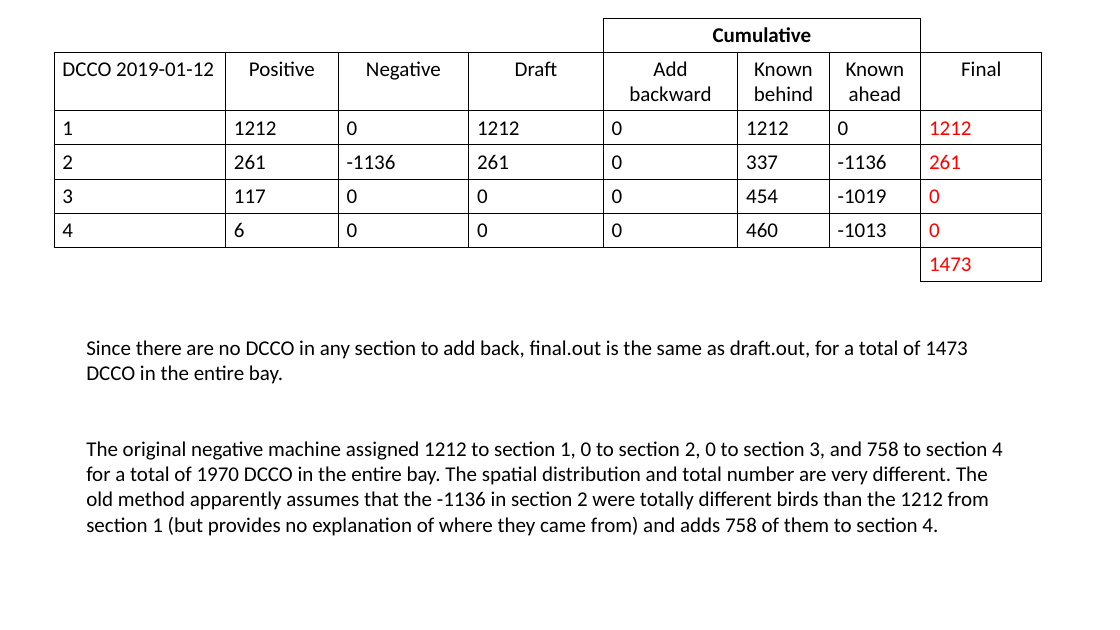
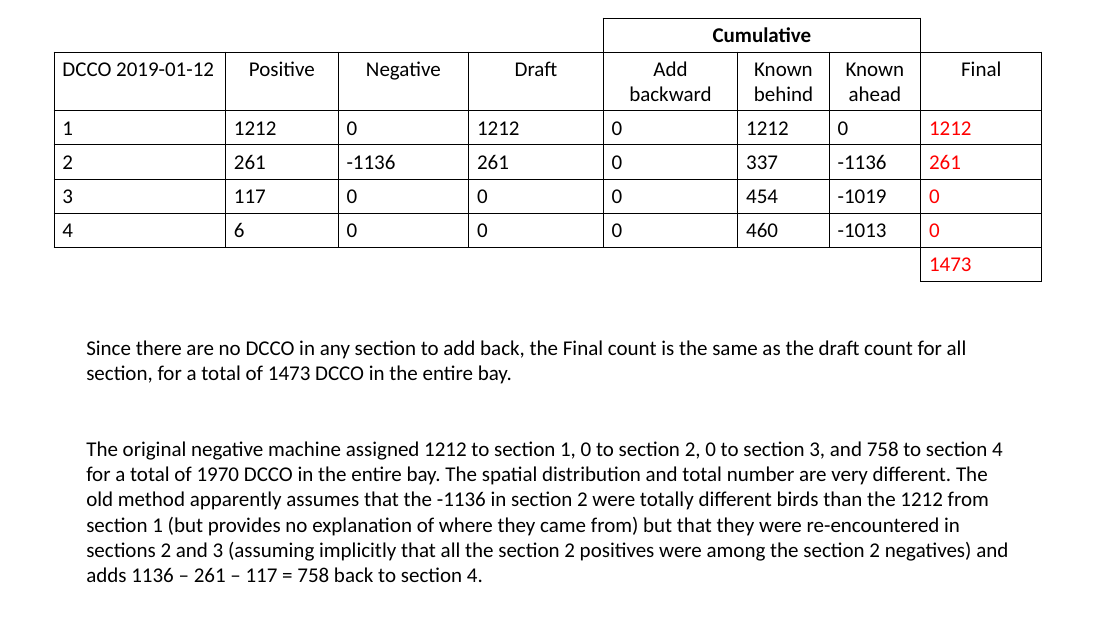
Before and after one commit to scottfjennings/ACR_waterbird_data_management, a slide deck: slide 18 of new_negative_logic_examples.pptx. Drawn at 1120x630 pixels with LibreOffice and Linux fonts; fonts in the diff are those of the drawing. Boxes give left, top, right and bottom in pixels: in the first picture for what was removed or moved away, otherwise in the second. Text is boxed around its words. In the diff, an @@ line names an element or a change of style, - is before the commit and + after.

```diff
--- a/new_negative_logic_examples.pptx
+++ b/new_negative_logic_examples.pptx
@@ text at [86, 340, 1008, 582]: text changed @@
-Since there are no DCCO in any section to add back, final.out is the same as draft.out, for a total of 1473 DCCO in the entire bay.
-The original negative machine assigned 1212 to section 1, 0 to section 2, 0 to section 3, and 758 to section 4 for a total of 1970 DCCO in the entire bay. The spatial distribution and total number are very different. The old method apparently assumes that the -1136 in section 2 were totally different birds than the 1212 from section 1 (but provides no explanation of where they came from) and adds 758 of them to section 4.
+Since there are no DCCO in any section to add back, the Final count is the same as the draft count for all section, for a total of 1473 DCCO in the entire bay.
+The original negative machine assigned 1212 to section 1, 0 to section 2, 0 to section 3, and 758 to section 4 for a total of 1970 DCCO in the entire bay. The spatial distribution and total number are very different. The old method apparently assumes that the -1136 in section 2 were totally different birds than the 1212 from section 1 (but provides no explanation of where they came from) but that they were re-encountered in sections 2 and 3 (assuming implicitly that all the section 2 positives were among the section 2 negatives) and adds 1136 – 261 – 117 = 758 back to section 4.
```
Also in this commit, not shown: 19 other slides changed, 1 other file.
